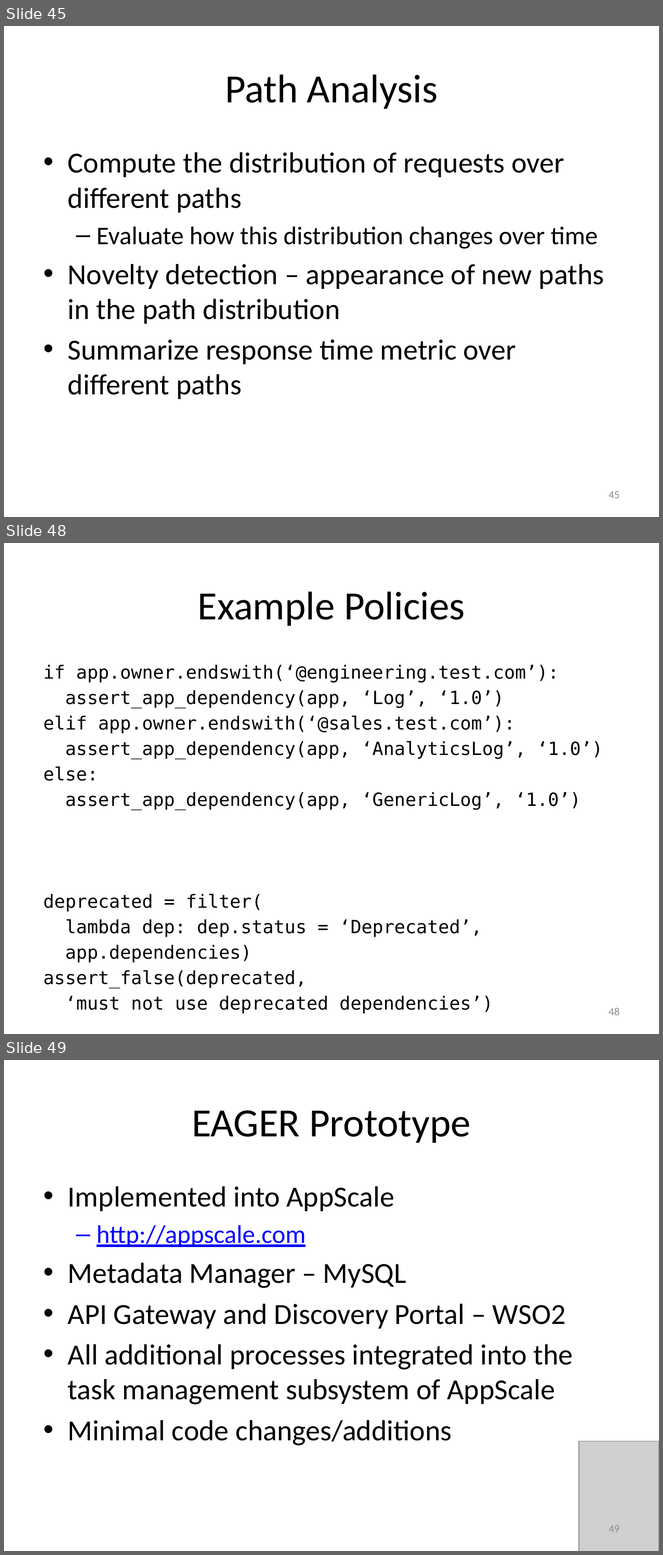
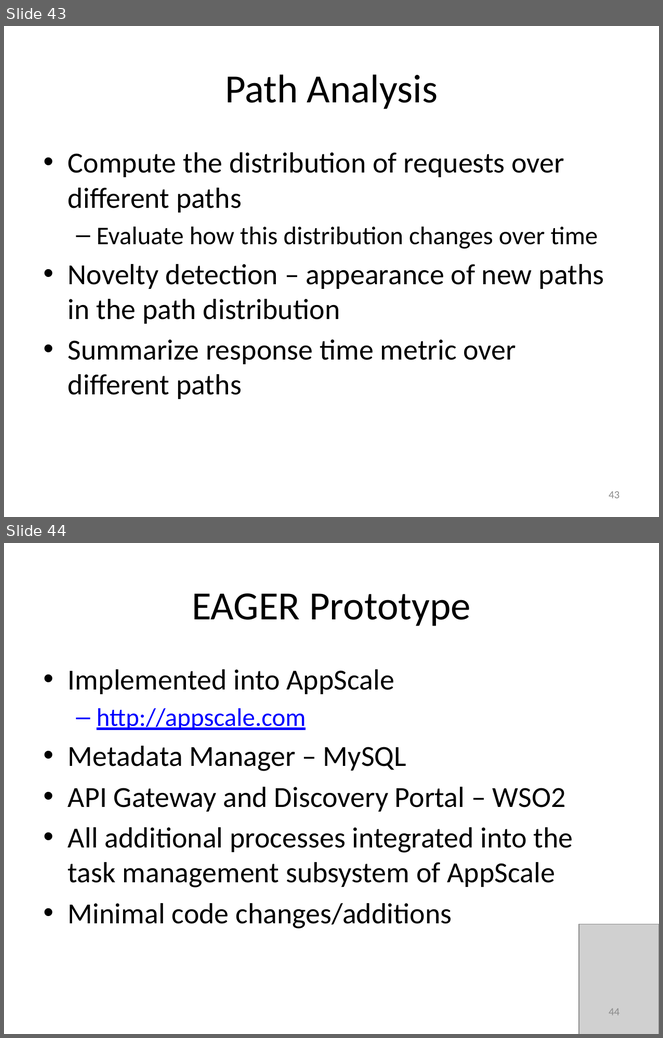
Before and after one commit to Dithn/eager-appscale, a slide deck: Eager/paper/dissertation/dissertation.pptx. Shown one above the other, each under a label of ours: slides 45, 48 and 49 before the commit, slides 43 and 44 after it; the slides between them are not shown. The pictures are 663x1555 and 663x1038 pixels, drawn with LibreOffice and Linux fonts; fonts in the diff are those of the drawing; grey boxes stand for pictures. Boxes give left, top, right and bottom in pixels: in the first picture for what was removed or moved away, otherwise in the second. Text is boxed around its words. In the diff, an @@ line names an element or a change of style, - is before the commit and + after.

```diff
--- a/Eager/paper/dissertation/dissertation.pptx
+++ b/Eager/paper/dissertation/dissertation.pptx
@@ slide 48 removed at [4, 543, 659, 1034], background #FFFFFF @@
@@ title removed at [197, 591, 465, 626] @@
-Example Policies
@@ text removed at [44, 665, 603, 989] @@
-if app.owner.endswith(‘@engineering.test.com’):
-assert_app_dependency(app, ‘Log’, ‘1.0’)
-elif app.owner.endswith(‘@sales.test.com’):
-assert_app_dependency(app, ‘AnalyticsLog’, ‘1.0’)
-else:
-assert_app_dependency(app, ‘GenericLog’, ‘1.0’)
-deprecated = filter(
-lambda dep: dep.status = ‘Deprecated’,
-app.dependencies)
-assert_false(deprecated,
-‘must not use deprecated dependencies’)
@@ page number removed at [609, 1008, 620, 1016] @@
-48
@@ what was slide 45 is now slide 43 @@
@@ page number at [609, 491, 620, 499]: text changed @@
-45
+43
@@ what was slide 49 is now slide 44 @@
@@ page number at [609, 1009, 620, 1016]: text changed @@
-49
+44
```
Also in this commit, not shown: 9 slides changed, 5 other slides removed.
